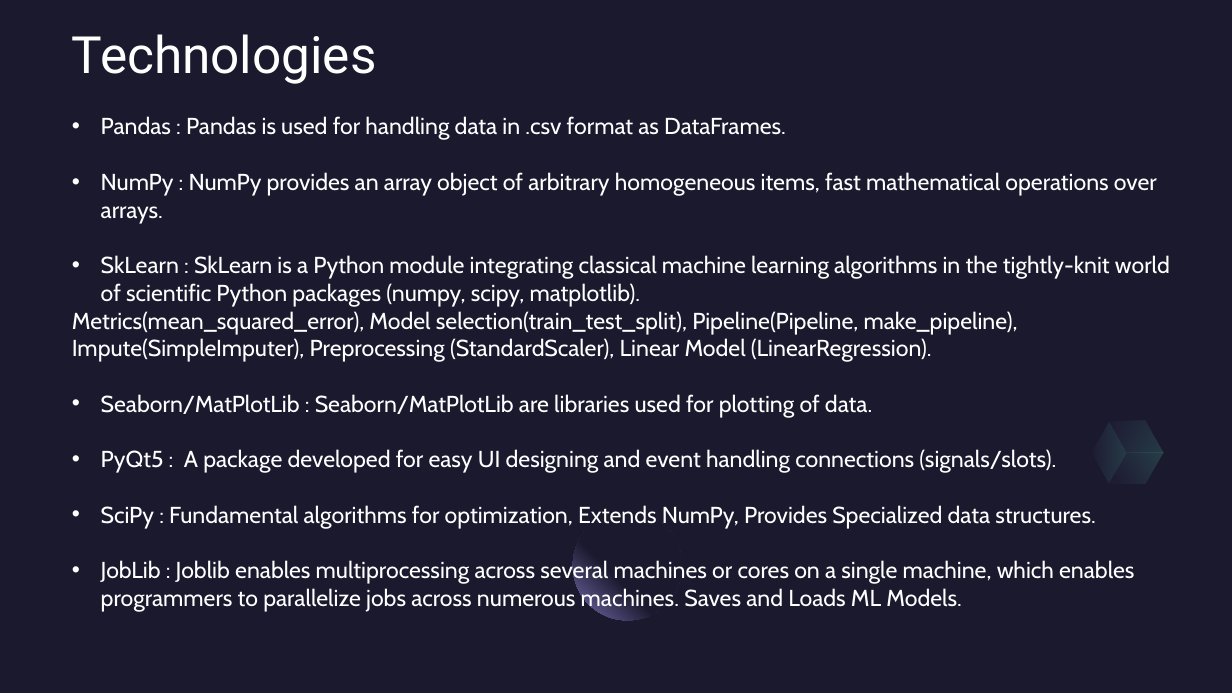
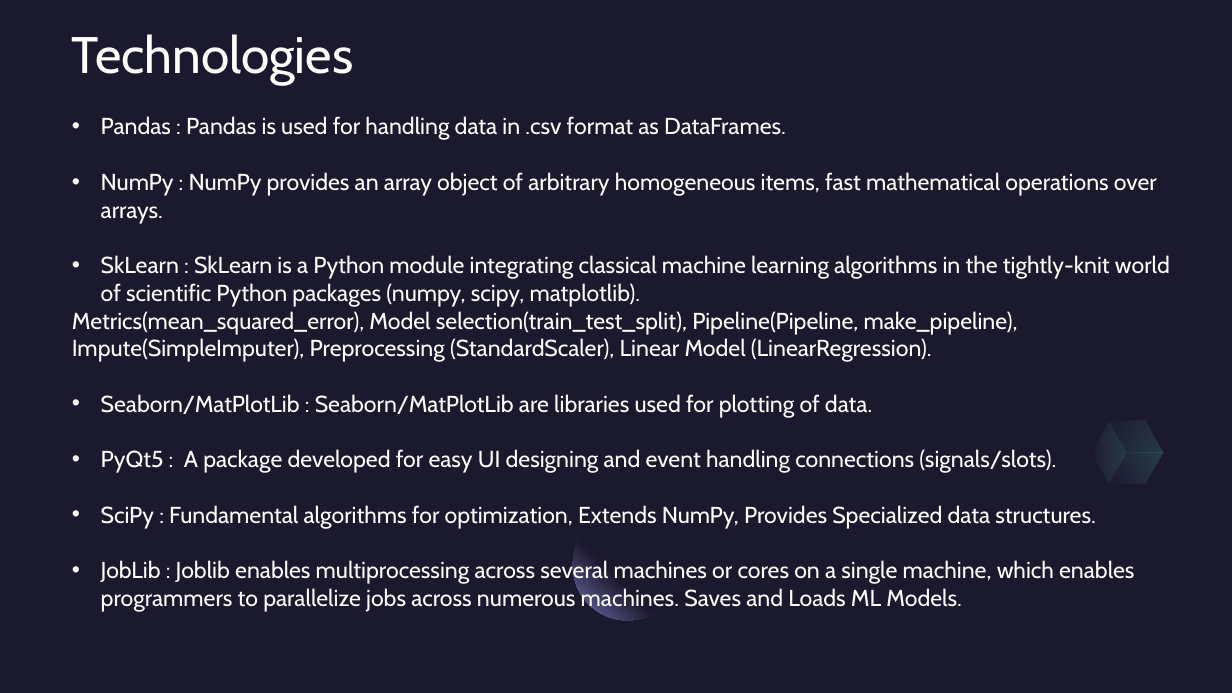
Before and after one commit to Generic-alias/Mini-Project-group-8, a slide deck: slide 3 of Project Files/Presentations/Group_8Implementation.pptx. Drawn at 1232x693 pixels with LibreOffice and Linux fonts; fonts in the diff are those of the drawing. Boxes give left, top, right and bottom in pixels: in the first picture for what was removed or moved away, otherwise in the second. Text is boxed around its words. In the diff, an @@ line names an element or a change of style, - is before the commit and + after.

```diff
--- a/Project Files/Presentations/Group_8Implementation.pptx
+++ b/Project Files/Presentations/Group_8Implementation.pptx
@@ title "Technologies" at [72,34,353,84]: font Roboto to Cabin @@
```
Also in this commit, not shown: 26 other slides changed, 17 other files.
